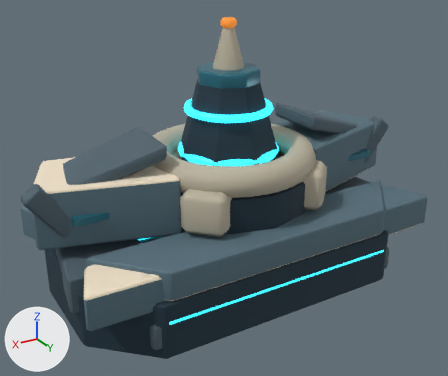
Renders of the glTF model space-battleship/assets/planets/facilities_v8/auto_explore.glb from each side of a commit.
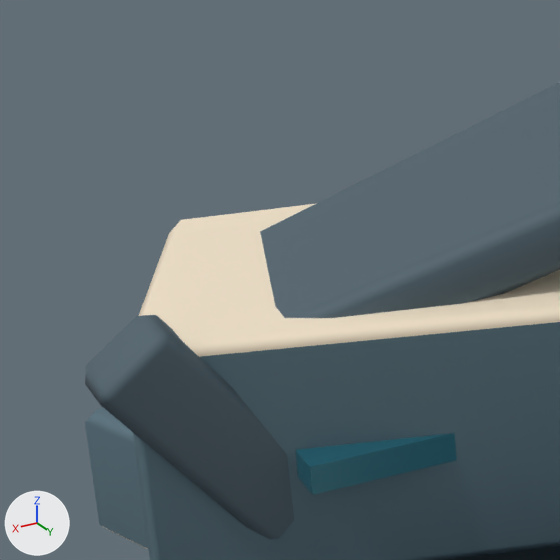
The first picture shows the older version from a 50 mm camera at (2.63, 4.3, 2.71) aimed at (0.09, 0.08, 0.59). The close-ups show the older and then the newer version on the part from 0% to 30% of the width and 29% to 65% of the height of that picture. Only the edits that show in the close-ups are written down. The lights are fixed; the arrows at lower left show +X, +Y and +Z. Where no turn or scale is listed for an object, it has been applied to the vertices.

The first close-up shows 'Articulated habitat power wing.001', 'Four flared armored spine transitions.002', 'Habitation wing pitched roof.001', 'Outer wing pressure strut.001', 'Swept outboard habitation wing.001', 'Visible heavy socket-to-ring shear key.001'.
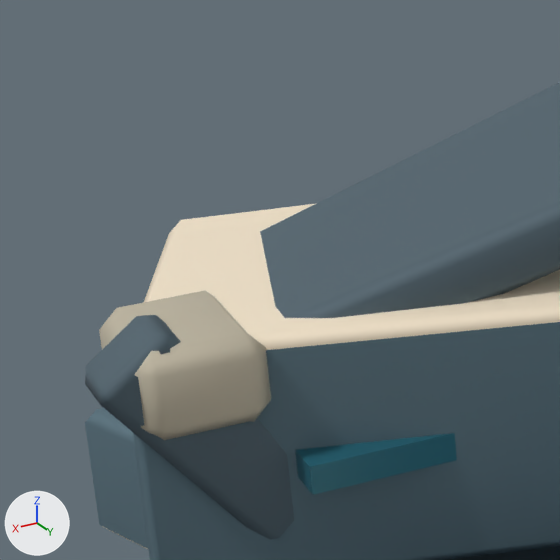
What differs and where, as boxes (x1, y1, x2, y2) in the close-ups (560 x 560 px):
'Outboard wing armor end cap.001', added: after (99, 290, 271, 440)

Patch to the scene script:
```diff
--- a/space-battleship/assets/planets/facilities_v8/auto_explore.glb.py
+++ b/space-battleship/assets/planets/facilities_v8/auto_explore.glb.py
@@ me_cube_015 @@
+me_cube_015.from_pydata(...)  # 24 vertices, 44 faces; spans x -0.115..0.115, y -0.15..0.15, z -0.085..0.085
+me_cube_015.materials.append(mat_warm_faceted_ivory_armor)  # light grey #bfb6a2
@@ ob_outboard_wing_armor_end_cap_001 @@
+ob_outboard_wing_armor_end_cap_001 = bpy.data.objects.new('Outboard wing armor end cap.001', me_cube_015)
+ob_outboard_wing_armor_end_cap_001.location = (1.6, 0.015, 0.84)
```
